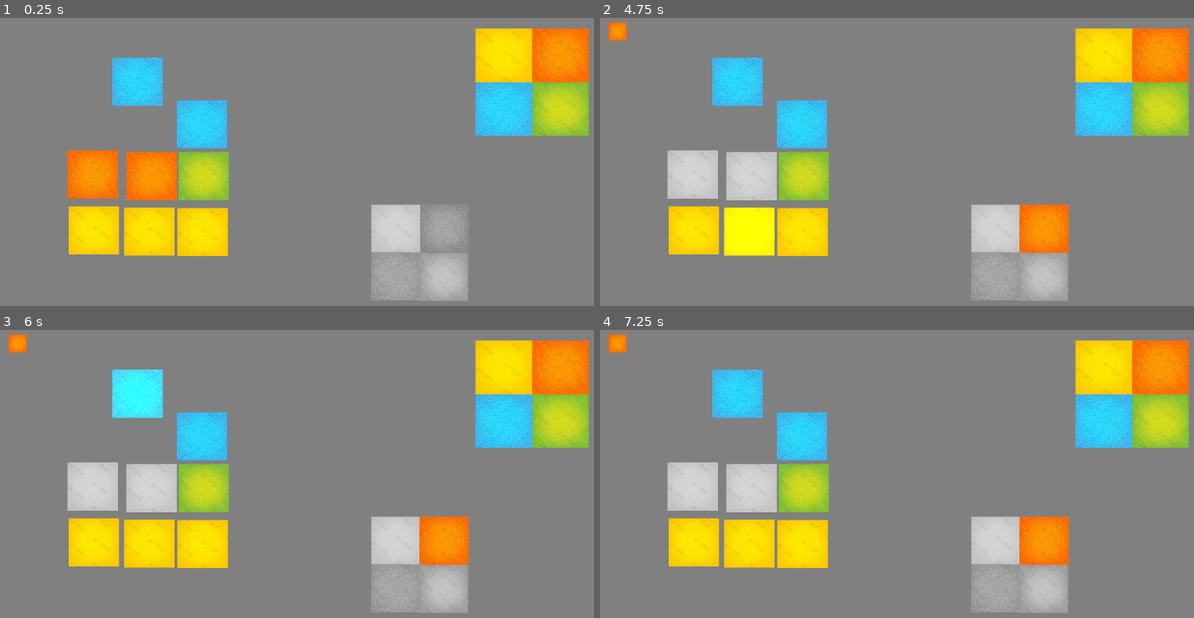
Above: before the commit, frames 1-4 (two rows, left to right).
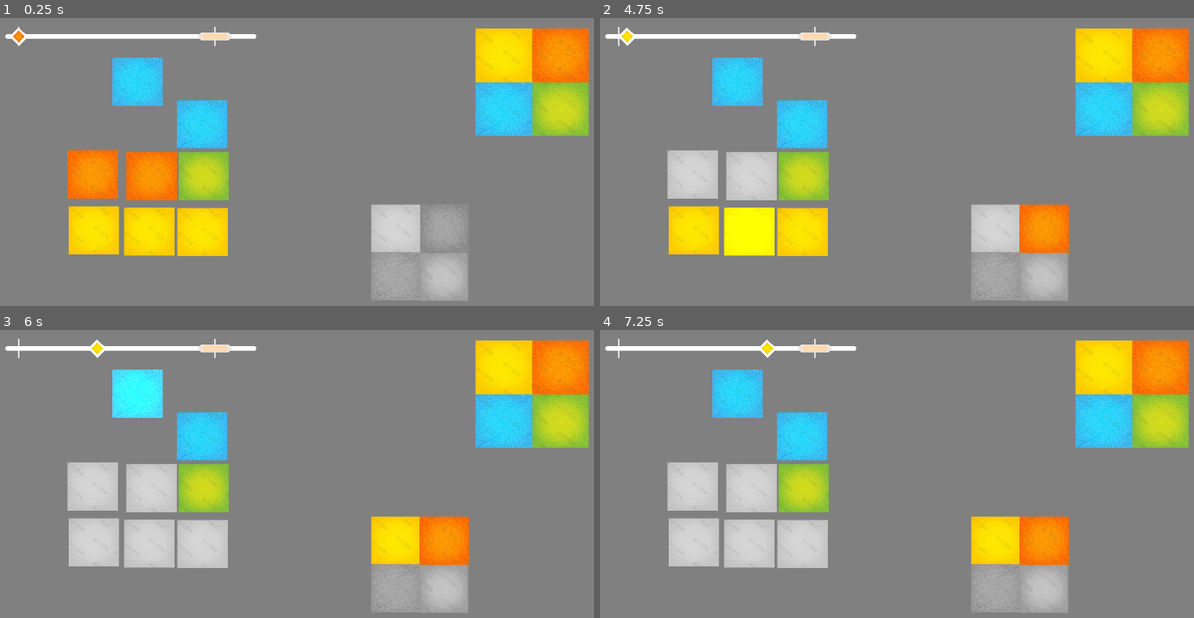
Above: after the commit, the same moments.

Repository: Dh-ux/colorpicker
Game: Godot game, scene res://main.tscn
Two runs of this game, one before a commit and one after it. Both use one fixed random seed, a clock stepped at 60 frames per second and the inputs below.
Inputs (mouse positions are in pixels of both pictures, inside the frame that each line leads up to):
- Up to frame 1 (0.25 s): no input
- Up to frame 2 (4.75 s): tap Enter at 0.5, 2, 3.5 s; move the mouse to (754, 176) at 0.52 s; click (754, 176) at 0.67 s; tap Space at 1.25, 2.75, 4.25 s; move the mouse to (801, 176) at 1.27 s; click (801, 176) at 1.42 s; move the mouse to (801, 124) at 2.02 s; click (801, 124) at 2.17 s; move the mouse to (695, 173) at 2.77 s; click (695, 173) at 2.92 s; move the mouse to (801, 231) at 3.52 s; click (801, 231) at 3.67 s; move the mouse to (748, 231) at 4.27 s; click (748, 231) at 4.42 s
- Up to frame 3 (6 s): move the mouse to (95, 543) at 5.02 s; click (95, 543) at 5.17 s; move the mouse to (136, 393) at 5.77 s; click (136, 393) at 5.92 s
- Up to frame 4 (7.25 s): move the mouse to (1039, 494) at 6.52 s; click (1039, 494) at 6.67 s

The runs differ from the first frame. In frame 1, 0.8% of the frame differs, in the area x 0-44%, y 3-10%; in frame 2, 1.0%; in frame 3, 6.7%, in the area x 0-71%, y 1-83%; in frame 4, 6.7%.

Commit message:
update track

Diff:
--- /dev/null
+++ b/Track.gd
@@ -0,0 +1,19 @@
+extends Node2D
+
+var enabled = false
+
+func _ready():
+	pass # Replace with function body.
+
+func start():
+	enabled = true
+	$key.position = Vector2(-200,0)
+
+func _process(delta):
+	if enabled:
+		$key.position += Vector2(1,0)*100*delta
+
+
+func reset():
+	enabled = false
+	$key.position = Vector2(-200,0)
--- a/main.gd
+++ b/main.gd
@@ -10,10 +10,24 @@
 
 var target_button = null
 
+var beat = 0
+var internal_beat = 0
+var beat_speed = 0.5
+var started = false
+
+var hint_ref
+
 func _ready():
 	timer.start(4.6)
+	hint_ref = $Track/key/hint
 
-func _timeout():
+func on_beats():
+	internal_beat += 1
+	if beat%8 == 0:
+		internal_beat = 0
+		on_bar()
+
+func on_bar():
 	if color_types.size() !=0:
 		var color_index = randi()%color_types.size()
 		target_color = color_types[color_index]
@@ -21,23 +35,35 @@
 	#	if colortype['Red'] == 0:
 	#		#color_types.erase(target_color)
 		color_types.erase(target_color)
-
+		$Track.start()
 		print(target_color)
 
 		if target_color == 'Red':
-			$hint/Sprite2D.texture = load("res://resources/art/redcolor.jpg")
+			hint_ref.texture = load("res://resources/art/redcolor.jpg")
 		elif target_color == 'Blue':
-			$hint/Sprite2D.texture = load("res://resources/art/bluecolor.jpg")
+			hint_ref.texture = load("res://resources/art/bluecolor.jpg")
 		elif target_color == 'Green':
-			$hint/Sprite2D.texture = load("res://resources/art/greencolor.jpg")
+			hint_ref.texture = load("res://resources/art/greencolor.jpg")
 		elif target_color == 'Yellow':
-			$hint/Sprite2D.texture = load("res://resources/art/yellowcolor.jpg")
+			hint_ref.texture = load("res://resources/art/yellowcolor.jpg")
 
-		$hint.visible = true
-		timer.start(4)
+		hint_ref.visible = true
+		#timer.start(4)
 	else:
-		$hint.visible = false
+		hint_ref.visible = false
+		$Track.reset()
 		game_over()
+
+func create_key():
+	pass
+
+func _timeout():
+	if not started:
+		started = true
+		on_beats()
+		$BeatCounter.start(beat_speed)
+		$Track.start()
+
 
 
 
@@ -77,3 +103,8 @@
 #			$Node/picker1.disabled = true
 #		else:
 #			pass
+
+
+func _on_beat_counter_timeout():
+	beat += 1
+	on_beats()
--- a/main.tscn
+++ b/main.tscn
@@ -13,6 +13,7 @@
 [ext_resource type="Texture2D" uid="uid://dqreb2ttnv0ry" path="res://resources/art/bluenocolor.jpg" id="9_523s8"]
 [ext_resource type="Texture2D" uid="uid://ksndxhsdpnm" path="res://resources/art/greennocolor.jpg" id="10_wfatn"]
 [ext_resource type="AudioStream" uid="uid://cedtg6yaxxeys" path="res://resources/music/WIppedCreamDemo(1).wav" id="13_vlmkw"]
+[ext_resource type="Script" path="res://Track.gd" id="14_pl441"]
 
 [node name="Node2D" type="Node2D"]
 script = ExtResource("1_icmpg")
@@ -125,13 +126,6 @@
 visible = false
 polygon = PackedVector2Array(-46, -42, -45, 43, 45, 43, 44, -45)
 
-[node name="Polygon2D" type="Polygon2D" parent="picker7"]
-visible = false
-modulate = Color(1, 0.552941, 0.0235294, 0.482353)
-position = Vector2(-41, -37)
-color = Color(0.988235, 0.635294, 0.0117647, 1)
-polygon = PackedVector2Array(-3, -7, -3, 79, 86, 79, 86, -7)
-
 [node name="picker8" type="Area2D" parent="."]
 position = Vector2(213, 280)
 script = ExtResource("8_uabh1")
@@ -246,6 +240,62 @@
 [node name="AudioStreamPlayer2D" type="AudioStreamPlayer2D" parent="."]
 stream = ExtResource("13_vlmkw")
 autoplay = true
+
+[node name="BeatCounter" type="Timer" parent="."]
+wait_time = 0.5
+
+[node name="Track" type="Node2D" parent="."]
+position = Vector2(281, 33)
+script = ExtResource("14_pl441")
+
+[node name="Polygon2D2" type="Polygon2D" parent="Track"]
+position = Vector2(-200, 0)
+rotation = 1.5708
+scale = Vector2(0.663799, 0.0958624)
+color = Color(0.992157, 0.992157, 0.992157, 1)
+polygon = PackedVector2Array(-24, -7, 0.443245, -6.99976, 24, -7, 32, 0, 24, 7, -24, 7, -32, 0)
+
+[node name="Line2D" type="Line2D" parent="Track"]
+points = PackedVector2Array(-220, 0, 220, 0)
+width = 8.0
+joint_mode = 1
+begin_cap_mode = 2
+end_cap_mode = 2
+
+[node name="key" type="Node2D" parent="Track"]
+position = Vector2(-200, 0)
+scale = Vector2(1.38036, 1.39864)
+
+[node name="base" type="Polygon2D" parent="Track/key"]
+polygon = PackedVector2Array(-0.435764, -11.1818, -11.7656, 0, 0.435764, 12.042, 12.2014, 0)
+
+[node name="colorhint" type="Polygon2D" parent="Track/key"]
+scale = Vector2(0.615865, 0.617116)
+color = Color(0, 0, 0, 1)
+polygon = PackedVector2Array(0, -12, -12.0286, 0, 0, 12, 11.321, 0.696903)
+
+[node name="hint" type="Sprite2D" parent="Track/key"]
+rotation = -0.818901
+scale = Vector2(0.0227492, 0.0227492)
+texture = ExtResource("3_q4my2")
+
+[node name="target" type="Node2D" parent="Track"]
+position = Vector2(150, 0)
+
+[node name="Polygon2D2" type="Polygon2D" parent="Track/target"]
+rotation = 1.5708
+scale = Vector2(0.663799, 0.0958624)
+color = Color(0.992157, 0.992157, 0.992157, 1)
+polygon = PackedVector2Array(-24, -7, 0.443245, -6.99976, 24, -7, 32, 0, 24, 7, -24, 7, -32, 0)
+
+[node name="Polygon2D" type="Polygon2D" parent="Track/target"]
+color = Color(0.913725, 0.913725, 0.913725, 1)
+polygon = PackedVector2Array(-24, -7, 24, -7, 32, 0, 24, 7, -24, 7, -32, 0)
+
+[node name="Polygon2D" type="Polygon2D" parent="Track/target/Polygon2D"]
+scale = Vector2(0.807983, 0.807983)
+color = Color(1, 0.854902, 0.701961, 1)
+polygon = PackedVector2Array(-24, -7, 24, -7, 32, 0, 24, 7, -24, 7, -32, 0)
 
 [connection signal="timeout" from="Timer" to="." method="_on_timer_timeout"]
 [connection signal="input_event" from="picker5" to="picker5" method="_on_input_event"]
@@ -280,3 +330,4 @@
 [connection signal="mouse_entered" from="picker12" to="picker12" method="_on_mouse_entered"]
 [connection signal="mouse_exited" from="picker12" to="picker12" method="_on_mouse_exited"]
 [connection signal="ready" from="picker12" to="." method="_on_picker_1_ready"]
+[connection signal="timeout" from="BeatCounter" to="." method="_on_beat_counter_timeout"]
Not shown: 1 places in main.tscn that only renumber resources
